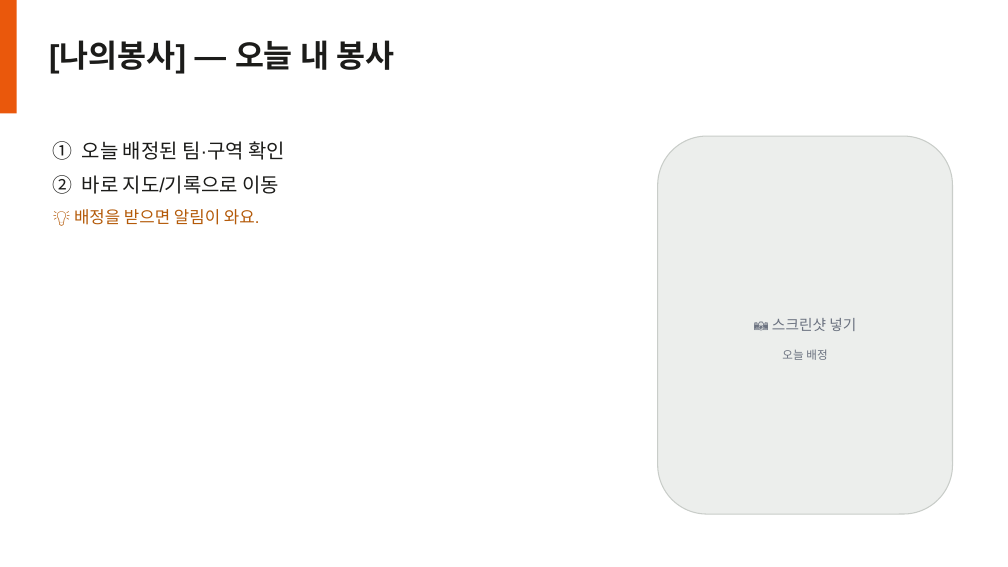
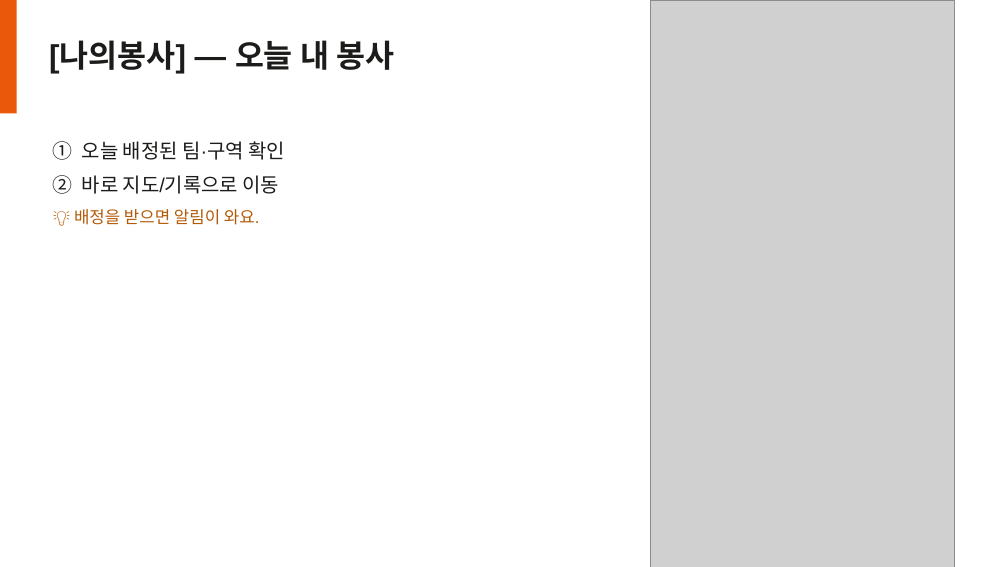
Before and after one commit to macgongming-beep/chinese-territory-app, a slide deck: slide 18 of docs/앱-사용법-봉사자-인도자.pptx (slide 17 before the commit). Drawn at 1008x567 pixels with LibreOffice and Linux fonts; fonts in the diff are those of the drawing; grey boxes stand for pictures. Boxes give left, top, right and bottom in pixels: in the first picture for what was removed or moved away, otherwise in the second. Text is boxed around its words. In the diff, an @@ line names an element or a change of style, - is before the commit and + after.

```diff
--- a/docs/앱-사용법-봉사자-인도자.pptx
+++ b/docs/앱-사용법-봉사자-인도자.pptx
@@ picture added at [650, 0, 954, 567] @@
@@ rounded rectangle removed at [658, 136, 953, 514] @@
@@ text removed at [772, 318, 856, 331] @@
-📷 스크린샷 넣기
@@ text removed at [782, 349, 827, 360] @@
-오늘 배정
```
Also in this commit, not shown: 6 other slides changed, 1 slide added, 6 other files.
